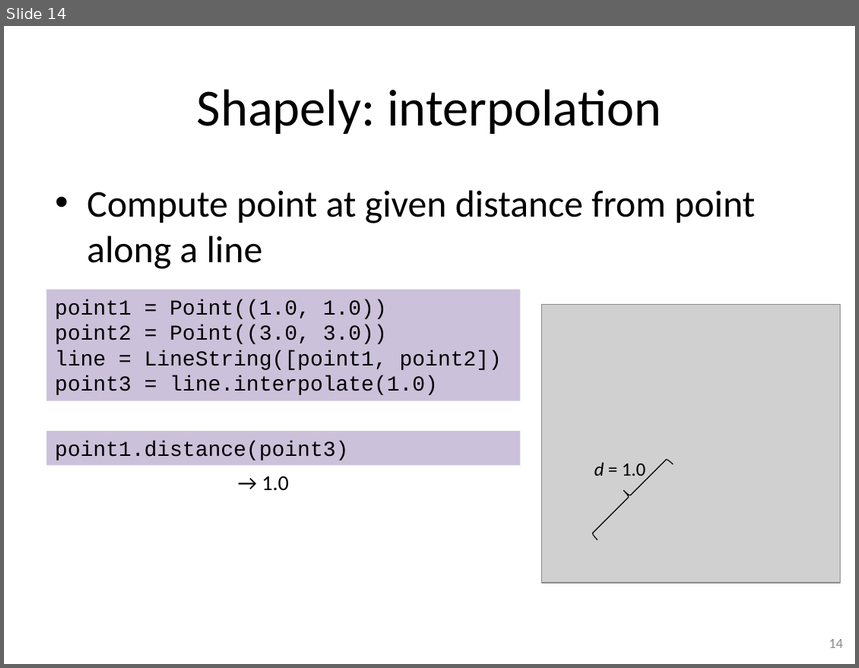
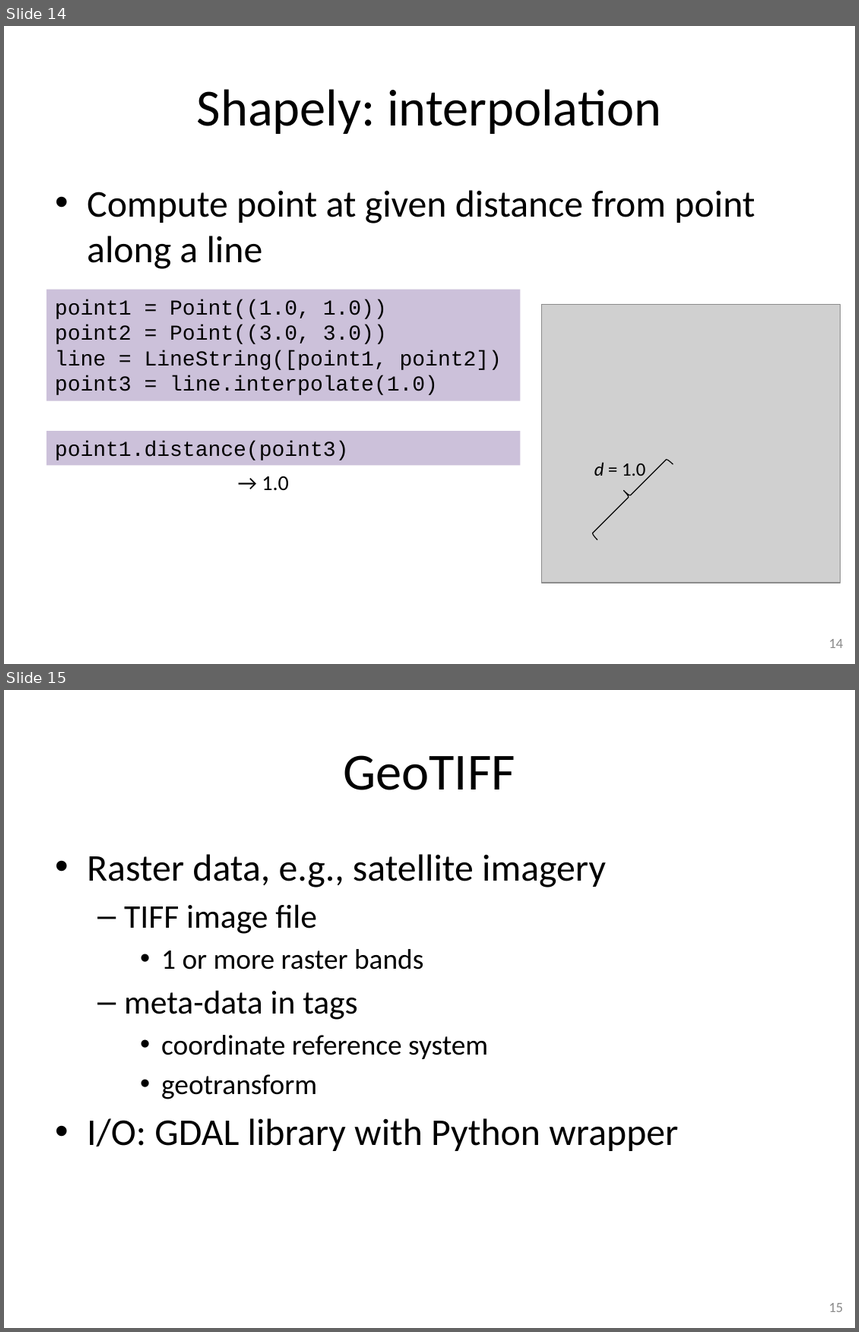
Before and after one commit to gjbex/training-material, a slide deck: Python/python_gis.pptx. Shown one above the other, each under a label of ours: slide 14 before the commit, slides 14 and 15 after it. The pictures are 859x668 and 859x1332 pixels, drawn with LibreOffice and Linux fonts; fonts in the diff are those of the drawing; grey boxes stand for pictures. Boxes give left, top, right and bottom in pixels: in the first picture for what was removed or moved away, otherwise in the second. Text is boxed around its words. In the diff, an @@ line names an element or a change of style, - is before the commit and + after.

Commit message:
Add slides on GeoTIFF

```diff
--- a/Python/python_gis.pptx
+++ b/Python/python_gis.pptx
@@ slide 15 added at bbox=[4, 690, 855, 1328], background #FFFFFF @@
@@ title added at bbox=[343, 755, 515, 790], 44 pt, text #000000 @@
+GeoTIFF
@@ text added at bbox=[87, 854, 678, 1151], 32 pt, text #000000 @@
+• Raster data, e.g., satellite imagery
+  – TIFF image file
+    • 1 or more raster bands
+  – meta-data in tags
+    • coordinate reference system
+    • geotransform
+• I/O: GDAL library with Python wrapper
@@ page number added at bbox=[829, 1303, 844, 1312], 12 pt, text #8C8C8C @@
+15
```
Also in this commit, not shown: 1 slide changed, 2 other slides added.
